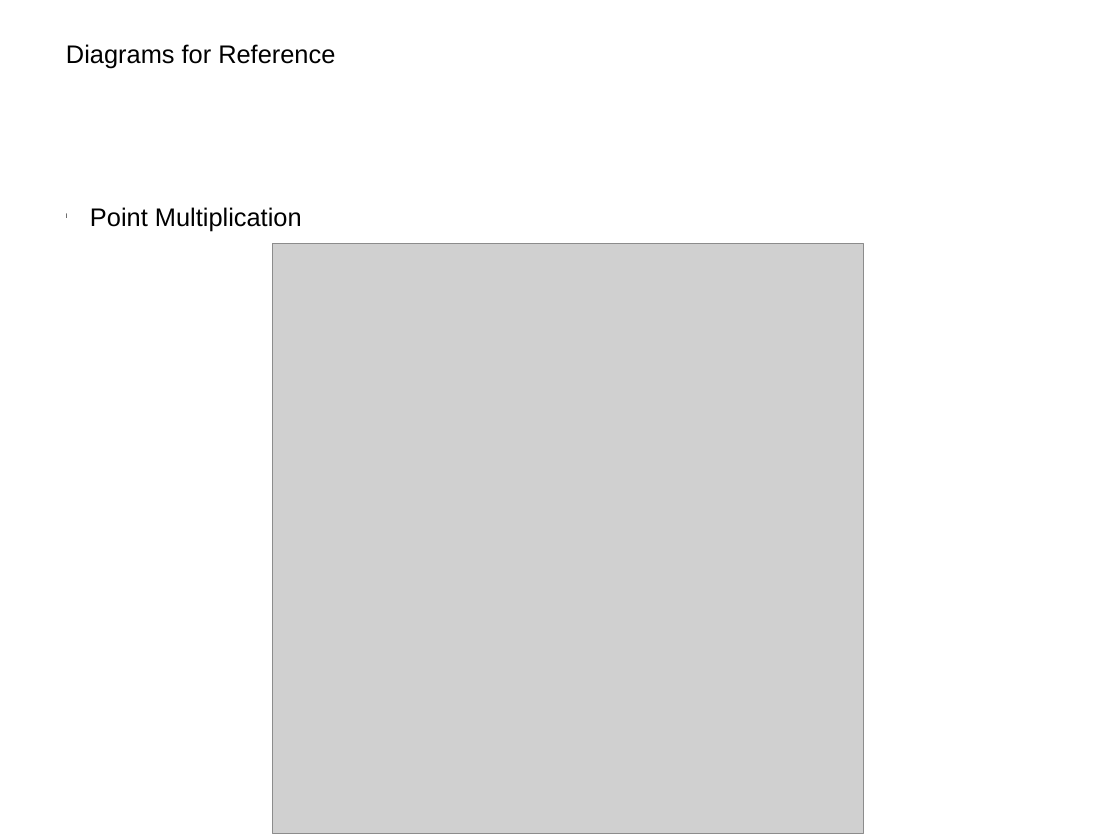
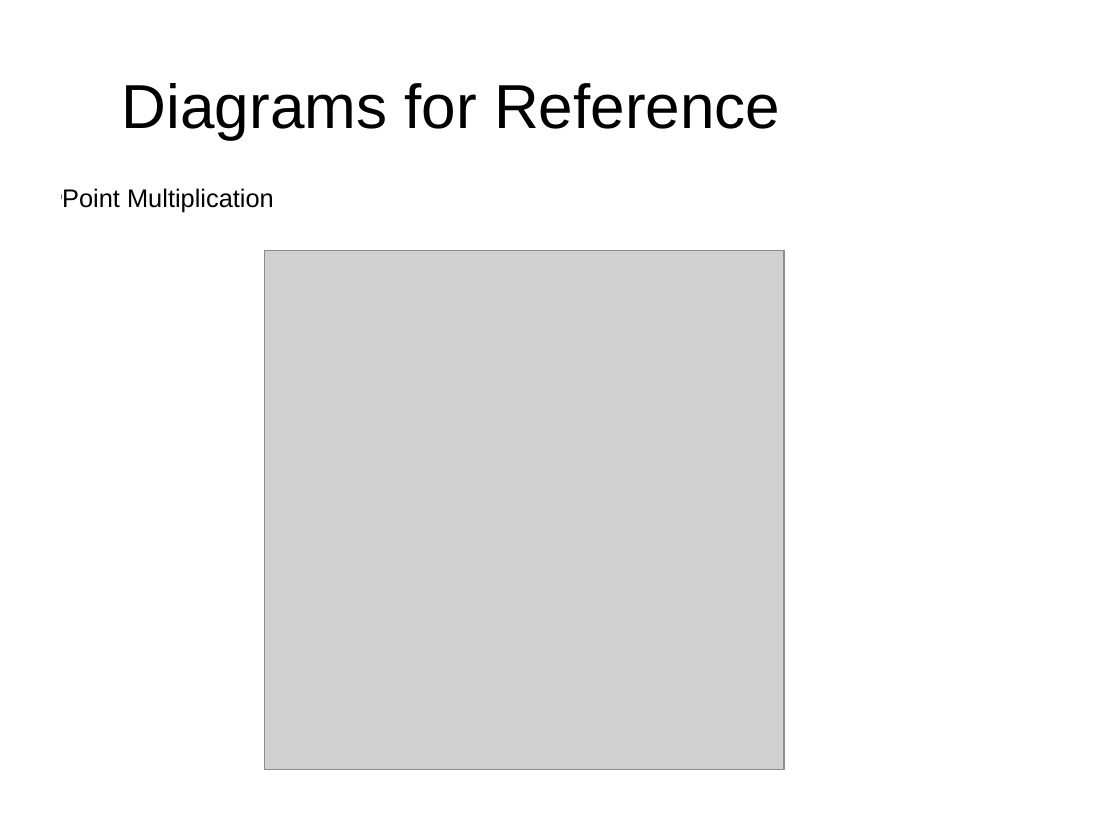
Before and after one commit to xzha/ECCDH3DES, a slide deck: slide 34 of docs/Final Presentation.pptx (slide 23 before the commit). Drawn at 1120x840 pixels with LibreOffice and Linux fonts; fonts in the diff are those of the drawing; grey boxes stand for pictures; background and template pictures are left out. Boxes give left, top, right and bottom in pixels: in the first picture for what was removed or moved away, otherwise in the second. Text is boxed around its words. In the diff, an @@ line names an element or a change of style, - is before the commit and + after.

```diff
--- a/docs/Final Presentation.pptx
+++ b/docs/Final Presentation.pptx
@@ text "Diagrams for Reference": place and size @@
-text "Diagrams for Reference" at (66, 44, 335, 69)
+text "Diagrams for Reference" at (122, 83, 780, 139)
@@ text "Diagrams for Reference" at (122, 83, 780, 139): size 18 to 44 pt @@
@@ text "Point Multiplication": place and size @@
-text "Point Multiplication" at (90, 207, 302, 232)
+text "Point Multiplication" at (62, 188, 274, 212)
@@ picture: place and size @@
-picture at (272, 244, 864, 833)
+picture at (264, 251, 785, 769)
```
Also in this commit, not shown: 24 other slides changed, 17 slides added, 6 slides removed, 1 other file.
